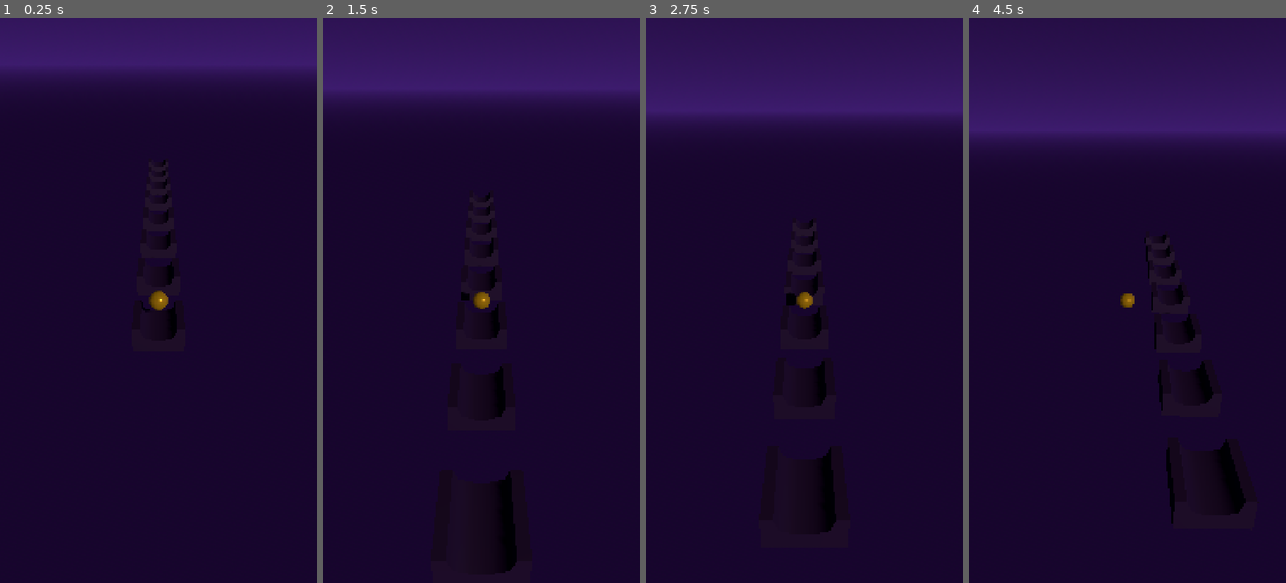
Above: before the commit, frames 1-4 (left to right).
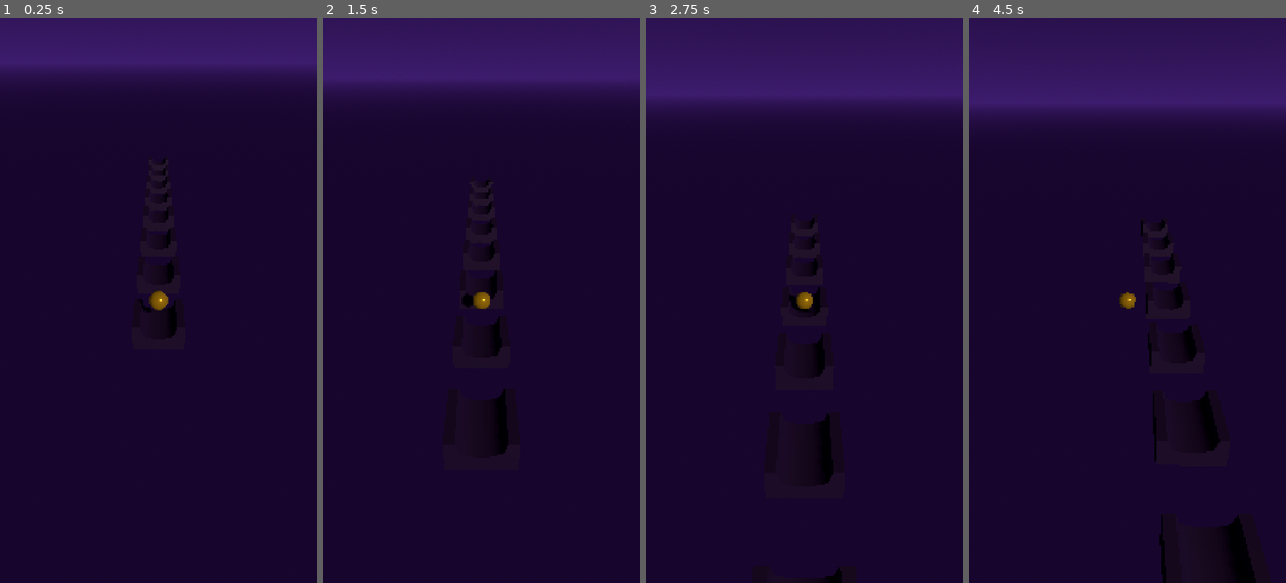
Above: after the commit, the same moments.

Repository: Ebrahassad/marble-rush
Game: Godot game, scene res://scenes/Main.tscn
Same seed, same stepped clock (60 frames per second), same inputs: the game is played once before the commit and once after it.
Inputs (mouse positions are in pixels of both pictures, inside the frame that each line leads up to):
- Up to frame 1 (0.25 s): no input
- Up to frame 2 (1.5 s): move the mouse to (551, 272) at 0.52 s; click (551, 272) at 0.67 s; drag from (418, 328) to (465, 413) at 1.27 s
- Up to frame 3 (2.75 s): move the mouse to (836, 176) at 2.02 s; click (836, 176) at 2.17 s
- Up to frame 4 (4.5 s): drag from (1111, 413) to (1032, 215) at 2.77 s; move the mouse to (1222, 385) at 3.52 s; click (1222, 385) at 3.67 s; drag from (1032, 215) to (1079, 159) at 4.27 s

The runs differ from the first frame. In frame 1, less than 0.1% of the frame differs, in the area x 43-56%, y 24-57%; in frame 2, 2.5%; in frame 3, 4.2%; in frame 4, 8.0%, in the area x 0-100%, y 17-100%.

Commit message:
Fix viewport scaling for portrait screens and cap ball speed for endless track

Diff:
--- a/scripts/ball_controller.gd
+++ b/scripts/ball_controller.gd
@@ -1,11 +1,11 @@
 extends RigidBody3D
 
-@export var forward_speed: float = 6.0
-@export var max_forward_speed: float = 14.0
-@export var steer_force: float = 12.0
+@export var forward_speed: float = 4.0
+@export var max_forward_speed: float = 8.0
+@export var steer_force: float = 10.0
 @export var jump_impulse: float = 6.0
 @export var fast_fall_force: float = 25.0
-@export var lane_limit: float = 2.5
+@export var lane_limit: float = 2.8
 
 var touch_start_x: float = 0.0
 var touch_start_y: float = 0.0
